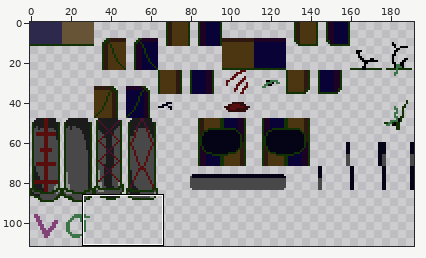
Two versions of one pixel-art file, Assets/Physique/Room/RoomA/TileMap.aseprite. Above: a wide view before the commit, with the close-up outlined.
Close-up. As it was:
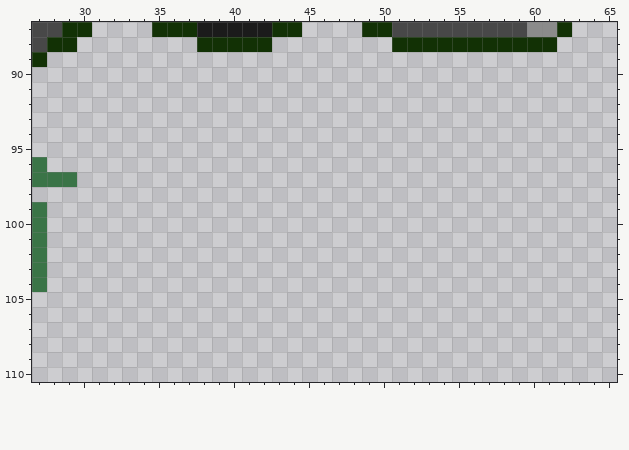
192x144 pixels, 1 frame. Shown: x 27..65, y 87..110. The wide view leaves out empty margins.
Now the later version:
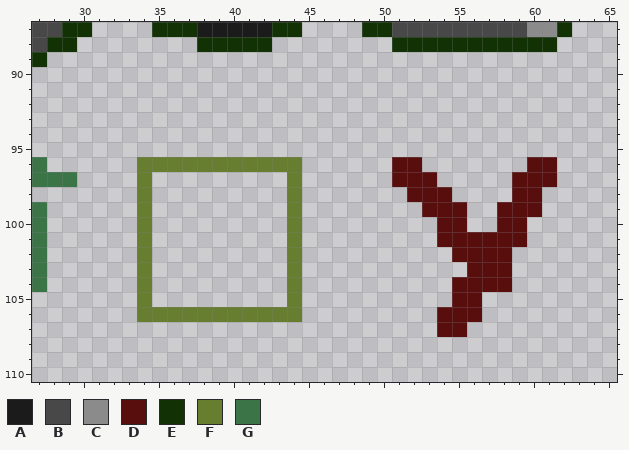
Palette (. is transparent): A #1b1b1b  B #484848  C #8b8b8b  D #590e0e  E #123105  F #677d2f  G #3a7447
The exact change:
Layer "Tilemap 1":
The edit adds colour D in row 96 at x 51 to 52 and 60 to 61; in row 97 at x 51 to 53 and 59 to 61; in row 98 at x 52 to 54 and 59 to 60; in row 99 at x 53 to 55 and 58 to 60; in row 100 at x 54 to 55 and 58 to 59; in row 101 at x 54 to 59.
The edit adds colour D in row 102 at x 55 to 58; in row 103 at x 56 to 58; in row 104 at x 55 to 58; in row 105 at x 55 to 56; in row 106 at x 54 to 56; in row 107 at x 54 to 55.
The edit adds colour F in row 96 at x 34 to 44; in rows 97 to 105 at x 34 and 44; in row 106 at x 34 to 44.
Pixel boxes of the changes (left, top, right, bottom) in both close-ups:
added: (137, 157, 302, 322)
added: (392, 157, 557, 337)
